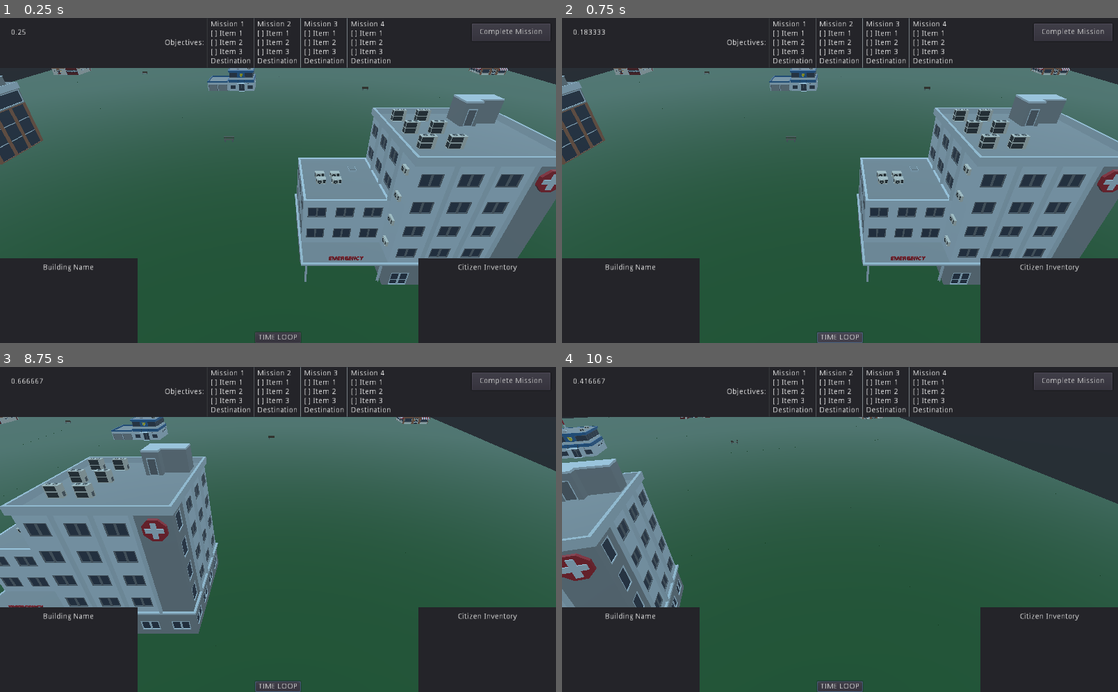
Above: before the commit, frames 1-4 (two rows, left to right).
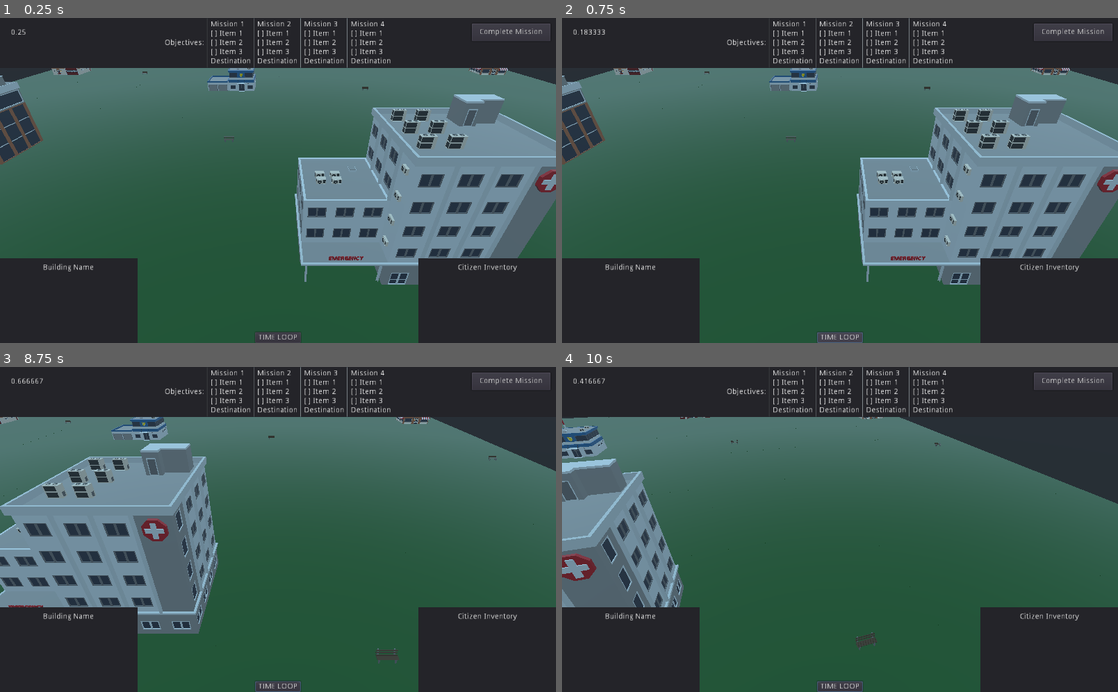
Above: after the commit, the same moments.

Repository: adam-bethell/It-Takes-A-Villiage
Game: Godot game, scene res://Scenes/MainScene.tscn
The game is run twice, just before and just after one commit, with the same random seed, the same clock (stepped at 60 frames per second) and the same inputs. This scene is started directly instead of the project's main scene.
Inputs (mouse positions are in pixels of both pictures, inside the frame that each line leads up to):
- Up to frame 1 (0.25 s): no input
- Up to frame 2 (0.75 s): click "TIME LOOP" at 0.5 s
- Up to frame 3 (8.75 s): click "Complete Mission" at 1.25 s; click "Complete Mission" at 2 s; click "TIME LOOP" at 2.75 s; click "Complete Mission" at 3.5 s; click "TIME LOOP" at 4.25 s; tap Enter at 5, 8 s; move the mouse to (400, 513) at 5.02 s; hold S (camera_back) 5.03-5.78 s; move the mouse to (166, 545) at 5.77 s; tap Shift (camera_boost) at 5.85 s; tap Space at 6.5 s; move the mouse to (333, 458) at 6.52 s; hold W (camera_forward) 6.53-7.28 s; move the mouse to (250, 594) at 7.27 s; tap A (camera_left) at 7.35 s; move the mouse to (444, 578) at 8.02 s; hold D (camera_right) from 8.03 s (still down)
- Up to frame 4 (10 s): move the mouse to (673, 480) at 8.77 s; release D (camera_right) at 8.78 s; tap Q (camera_rotate_anticlockwise) at 8.85 s; tap Space at 9.5 s; move the mouse to (867, 529) at 9.52 s; hold E (camera_rotate_clockwise) from 9.53 s (still down)

The runs differ from the first frame. In frame 1, less than 0.1% of the frame differs, in the area x 6-80%, y 20-25%; in frame 2, less than 0.1%; in frame 3, 0.1%, in the area x 10-96%, y 24-92%; in frame 4, 0.1%.
Error in both runs: Attempt to call function 'hide' in base 'null instance' on a null instance. (res://Scripts/UITimeLoop.gd:5)

Commit message:
Auto generated tasks for citizens

Diff:
--- a/Scenes/MainScene.tscn
+++ b/Scenes/MainScene.tscn
@@ -20,6 +20,7 @@
 [ext_resource path="res://Scripts/UICitizenInventory.gd" type="Script" id=18]
 [ext_resource path="res://Scripts/UITimer.gd" type="Script" id=19]
 [ext_resource path="res://Scripts/UITimeLoop.gd" type="Script" id=20]
+[ext_resource path="res://Scripts/CitizenTasksGenerator.gd" type="Script" id=21]
 
 [sub_resource type="NavigationMesh" id=1]
 vertices = PoolVector3Array( -14.4, 0.200007, 26.7, -6.6, 0.200007, 26.7, -6.3, 0.200007, 24, -14.4, 0.200007, 16.2, 5. …(28531 unchanged characters)…
@@ -276,6 +277,18 @@
 [node name="ParkBench4" parent="GameBoard/BoardNavMesh/Buildings" instance=ExtResource( 17 )]
 transform = Transform( 1, 0, 0, 0, 1, 0, 0, 0, 1, 119.614, 0, 200.593 )
 
+[node name="ParkBench5" parent="GameBoard/BoardNavMesh/Buildings" instance=ExtResource( 17 )]
+transform = Transform( 1, 0, 0, 0, 1, 0, 0, 0, 1, -4.99495, 0, 177.007 )
+
+[node name="ParkBench6" parent="GameBoard/BoardNavMesh/Buildings" instance=ExtResource( 17 )]
+transform = Transform( 1, 0, 0, 0, 1, 0, 0, 0, 1, 170.923, 0, 9.75893 )
+
+[node name="ParkBench7" parent="GameBoard/BoardNavMesh/Buildings" instance=ExtResource( 17 )]
+transform = Transform( 1, 0, 0, 0, 1, 0, 0, 0, 1, 154.935, 0, 160.667 )
+
+[node name="ParkBench8" parent="GameBoard/BoardNavMesh/Buildings" instance=ExtResource( 17 )]
+transform = Transform( 1, 0, 0, 0, 1, 0, 0, 0, 1, 212.58, 0, 89.9187 )
+
 [node name="Citizens" type="Spatial" parent="GameBoard"]
 script = ExtResource( 12 )
 
@@ -336,6 +349,9 @@
 
 [node name="Spawn19" type="Spatial" parent="GameBoard/CitizenSpawns"]
 transform = Transform( 1, 0, 0, 0, 1, 0, 0, 0, 1, 123.709, 0, 209.51 )
+
+[node name="CitizenTaskGenerator" type="Node" parent="GameBoard"]
+script = ExtResource( 21 )
 
 [node name="CameraController" type="Spatial" parent="."]
 transform = Transform( 1, 0, 0, 0, 1, 0, 0, 0, 1, 104.5, 30, 180 )
--- a/Scenes/Menu.tscn
+++ b/Scenes/Menu.tscn
@@ -55,13 +55,12 @@
 }
 
 [node name="StartButton" type="Button" parent="."]
-visible = false
-anchor_right = 1.0
-anchor_bottom = 1.0
-margin_left = 100.0
-margin_top = 50.0
-margin_right = -100.0
-margin_bottom = -400.0
+anchor_left = 0.5
+anchor_right = 0.5
+margin_left = -412.0
+margin_top = 10.0
+margin_right = 412.0
+margin_bottom = 150.0
 script = SubResource( 1 )
 __meta__ = {
 "_edit_use_anchors_": false
--- a/Scripts/CitizenTasks.gd
+++ b/Scripts/CitizenTasks.gd
@@ -33,16 +33,32 @@
 		"item": item,
 	})
 
+func log_wait(wait_time):
+	_tasks.push_back({
+		"type": "wait",
+		"wait_time": wait_time,
+		"time": null,
+	})
 
 func get_next_task():
 	if _task_index < _tasks.size():
 		var task = _tasks[_task_index]
-		if task["time"] <= _time:
+		# Wait tasks
+		if task["type"] == "wait":
+			if task["time"] == null:
+				task["time"] = _time + task["wait_time"]
+			elif task["time"] <= _time:
+				_task_index += 1
+		# Other tasks
+		elif task["time"] <= _time:
 			_task_index += 1
 			return task
 	return null
 
-
 func time_loop():
 	_task_index = 0
 	_time = 0
+
+func clear():
+	_tasks.clear()
+	_task_index = 0
--- /dev/null
+++ b/Scripts/CitizenTasksGenerator.gd
@@ -0,0 +1,90 @@
+extends Node
+
+onready var _buildings = get_node("../BoardNavMesh/Buildings")
+
+var _dead_drops = []
+var _other_locations = []
+
+var _my_buildings = []
+
+
+func _ready():
+	for building in _buildings.get_children():
+		if building.building_type == Objectives.BUILDINGS.DEAD_DROP:
+			_dead_drops.push_back(building)
+		else:
+			_other_locations.push_back(building)
+
+func generate_tasks (citizen, citizen_tasks):
+	_shuffle_buildings()
+	_choose_buildings()
+
+	citizen_tasks.log_wait(randi() % 5 + 1)
+
+	var closest_building = _pop_closest_other_location(citizen.global_transform.origin)
+	citizen_tasks.log_movement(
+		citizen.global_transform.origin,
+		closest_building.entrance_position,
+		true
+	)
+
+	_order_buildings()
+	var previous_building = closest_building
+	for building in _my_buildings:
+		citizen_tasks.log_wait(randi() % 5 + 1)
+		citizen_tasks.log_movement(
+			previous_building.entrance_position,
+			building.entrance_position,
+			true
+		)
+
+
+func _shuffle_buildings():
+	randomize()
+	_dead_drops.shuffle()
+	_other_locations.shuffle()
+
+func _choose_buildings():
+	for i in range(2):
+		_my_buildings.push_back(_dead_drops[i])
+	for i in range(4):
+		_my_buildings.push_back(_other_locations[i])
+
+func _pop_closest_other_location(origin):
+	var closest_distance = 99999
+	var closest_building = null
+	for building in _my_buildings:
+		if building.building_type == Objectives.BUILDINGS.DEAD_DROP:
+			continue
+		var distance = origin.distance_to(building.entrance_position)
+		if distance < closest_distance:
+			closest_distance = distance
+			closest_building = building
+	_my_buildings.erase(closest_building)
+	return closest_building
+
+func _order_buildings():
+	var _my_buildings_ordered = []
+	var _my_dead_drops = []
+	for building in _my_buildings:
+		if building.building_type != Objectives.BUILDINGS.DEAD_DROP:
+			_my_buildings_ordered.push_back(building)
+		else:
+			_my_dead_drops.push_back(building)
+
+	var order = randi() % 3
+	if order == 0:
+		# dead drops at 0 and 2
+		_my_buildings_ordered.insert(0, _my_dead_drops[0])
+		_my_buildings_ordered.insert(2, _my_dead_drops[1])
+
+	elif order == 1:
+		# dead drops and 0 and 3
+		_my_buildings_ordered.insert(0, _my_dead_drops[0])
+		_my_buildings_ordered.insert(3, _my_dead_drops[1])
+	else:
+		# dead drops and 1 and 3
+		_my_buildings_ordered.insert(1, _my_dead_drops[0])
+		_my_buildings_ordered.insert(3, _my_dead_drops[1])
+
+	_my_buildings = _my_buildings_ordered
--- a/Scripts/GameController.gd
+++ b/Scripts/GameController.gd
@@ -29,7 +29,7 @@
 		randomize()
 		objectives.shuffle()
 		for id in Network.player_data:
-			$GameBoard/Citizens.assign_citizen_to_player(id)
+			assign_citizen_to_player(id)
 			var objective = objectives[o]
 			objective["player_id"] = id
 			objective["equiped_items"] = []
@@ -38,7 +38,7 @@
 		_mission_data.shuffle()
 		_update_missions()
 
-		# Give AI to non-player citizens
+		# Give AI and tasks to non-player citizens
 		for citizen in $GameBoard/Citizens.get_children():
 			var citizen_ai = citizen_ai_node.instance()
 			citizen_ai.citizen = citizen
@@ -47,8 +47,15 @@
 			get_node("CitizenAI").add_child(citizen_ai)
 			if citizen.player_id == -1:
 				citizen_ai.enabled = true
+				# Generate tasks
+				$GameBoard/CitizenTaskGenerator.generate_tasks(citizen, citizen_ai.citizen_tasks)
 			else:
 				citizen_ai.enabled = false
+
+func assign_citizen_to_player(id):
+	$GameBoard/Citizens.assign_citizen_to_player(id)
+	var citizen_id = $GameBoard/Citizens.get_citizen_by_player_id(id).citizen_id
+	_citizen_tasks[citizen_id].clear()
 
 #| Set citizen destination
 func set_player_citizen_destination(dest, walk):
@@ -241,7 +248,7 @@
 
 	# Assign new player citizens
 	for id in Network.player_data:
-		$GameBoard/Citizens.assign_citizen_to_player(id)
+		assign_citizen_to_player(id)
 	_update_missions()
 
 	# Enable / diable AI
--- a/Scripts/Globals.gd
+++ b/Scripts/Globals.gd
@@ -1,5 +1,5 @@
 extends Node
 
-const ACTION_DISTANCE = 1
+const ACTION_DISTANCE = 1.5
 
 var game_controller = null
Not shown: 1 places in Scenes/MainScene.tscn that only renumber resources
